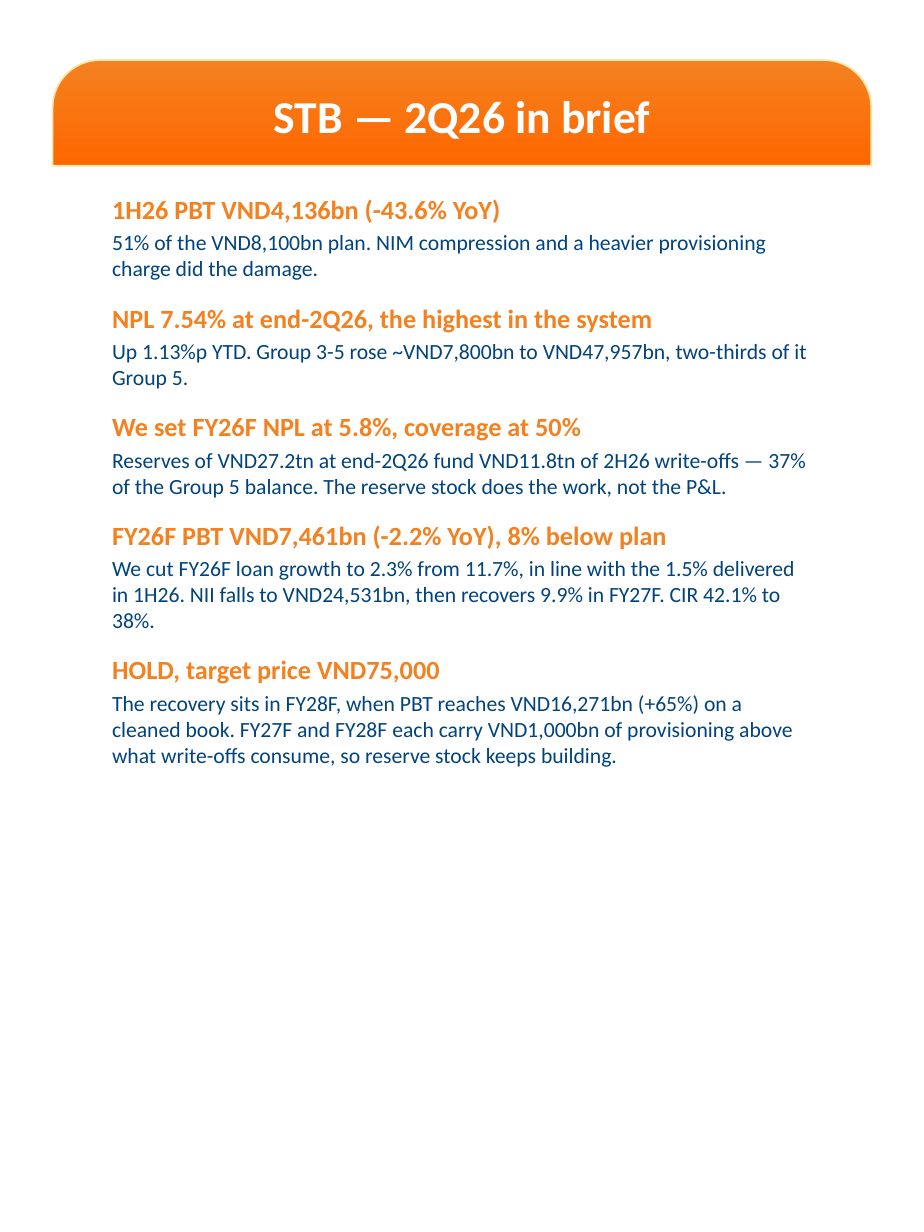
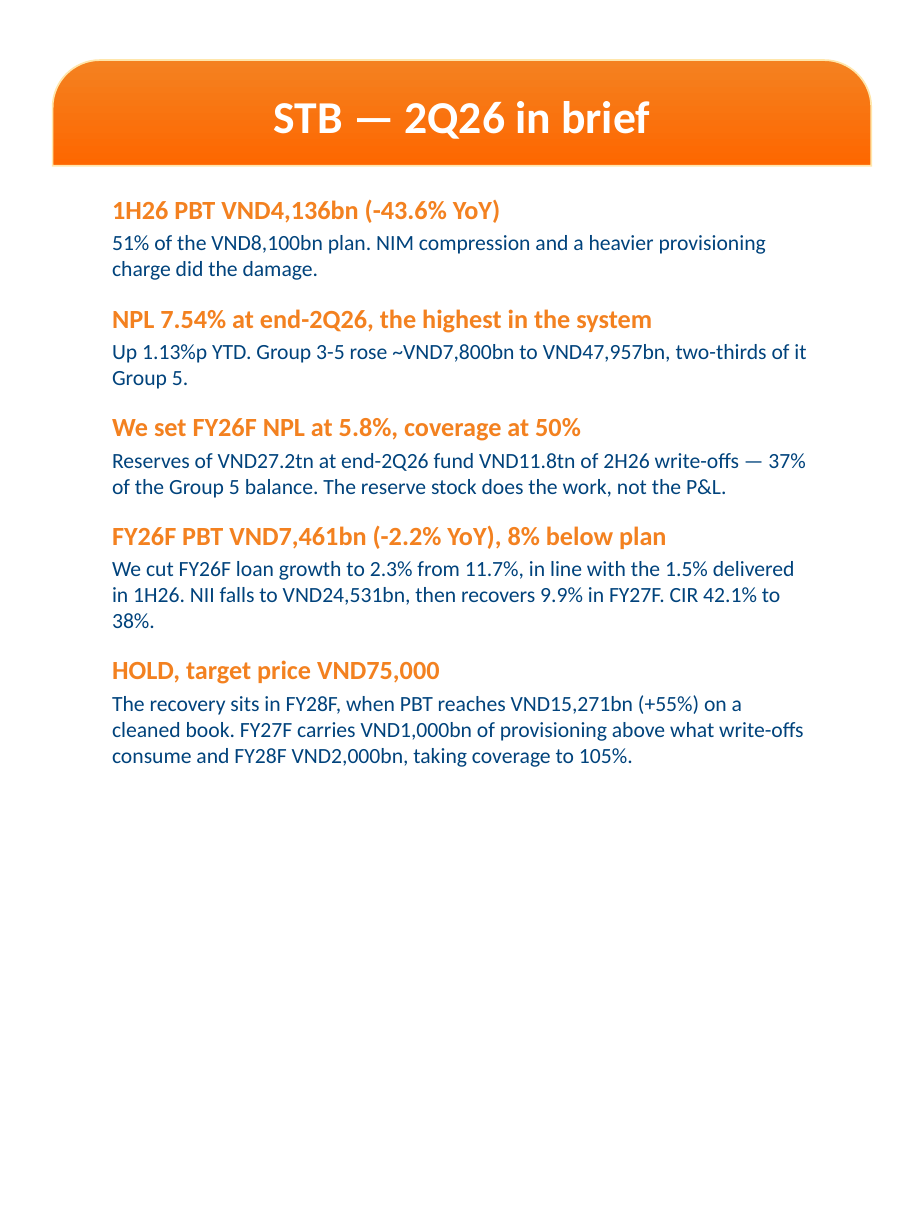
Before and after one commit to datquanton/verbose-guide, a slide deck: slide 2 of MASVN_Mobile_Report_STB_FPT_2Q26_EN_VN.pptx. Drawn at 924x1232 pixels with LibreOffice and Linux fonts; fonts in the diff are those of the drawing; background and template pictures are left out. Boxes give left, top, right and bottom in pixels: in the first picture for what was removed or moved away, otherwise in the second. Text is boxed around its words. In the diff, an @@ line names an element or a change of style, - is before the commit and + after.

```diff
--- a/MASVN_Mobile_Report_STB_FPT_2Q26_EN_VN.pptx
+++ b/MASVN_Mobile_Report_STB_FPT_2Q26_EN_VN.pptx
@@ text at (x1=112, y1=695, x2=804, y2=767): text changed @@
-The recovery sits in FY28F, when PBT reaches VND16,271bn (+65%) on a cleaned book. FY27F and FY28F each carry VND1,000bn of provisioning above what write-offs consume, so reserve stock keeps building.
+The recovery sits in FY28F, when PBT reaches VND15,271bn (+55%) on a cleaned book. FY27F carries VND1,000bn of provisioning above what write-offs consume and FY28F VND2,000bn, taking coverage to 105%.
```
Also in this commit, not shown: 7 other slides changed, 13 other files.
